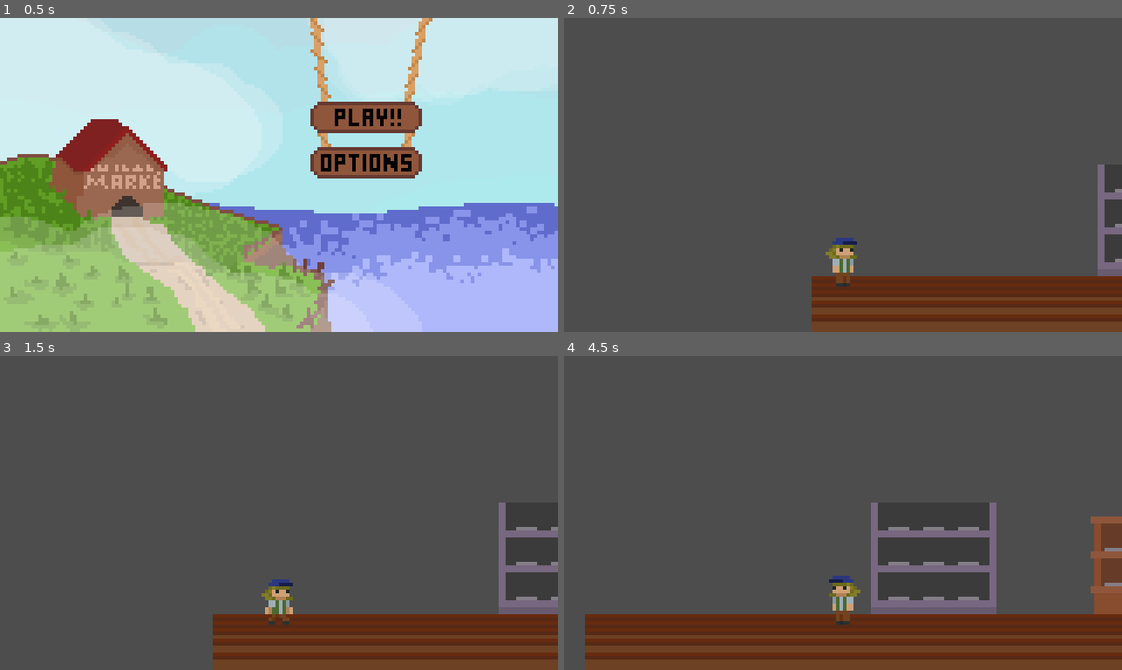
Above: before the commit, frames 1-4 (two rows, left to right).
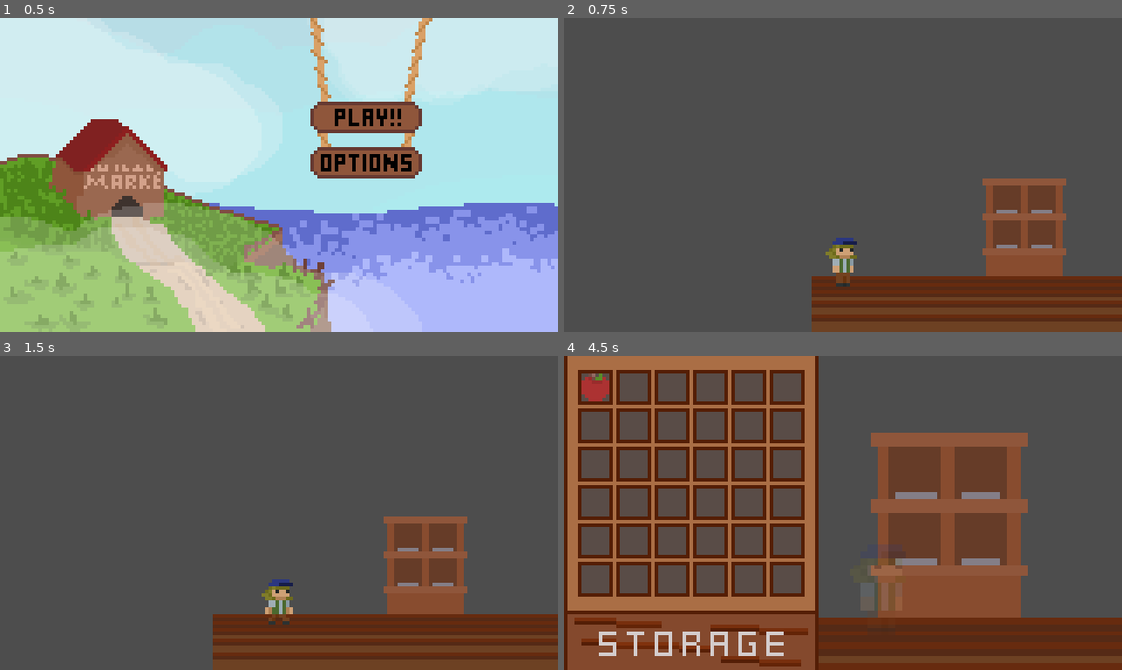
Above: after the commit, the same moments.

Repository: FreiCaneco/sigmarket
Game: Godot game, scene res://scenes/main.tscn
The game is run twice, just before and just after one commit, with the same random seed, the same clock (stepped at 60 frames per second) and the same inputs.
Inputs (mouse positions are in pixels of both pictures, inside the frame that each line leads up to):
- Up to frame 1 (0.5 s): no input
- Up to frame 2 (0.75 s): click (932, 118) at 0.5 s
- Up to frame 3 (1.5 s): hold D (move_right) from 1.28 s (still down); tap E (interact) at 1.35 s
- Up to frame 4 (4.5 s): release D (move_right) at 2.03 s; hold A (move_left) 2.03-2.78 s; tap E (interact) every 0.75 s from 2.1 to 4.35 s; hold D (move_right) 2.78-4.28 s; hold A (move_left) from 4.28 s (still down)

Frame 1 is identical in both runs. In frame 2, 5.1% of the frame differs, in the area x 75-100%, y 46-83%; in frame 3, 5.8%; in frame 4, 45%, in the area x 0-100%, y 0-100%.

Commit message:
Sistema de drag & drop adicionado aos menus de interação com as estantes, saída dos menus também possível agora

Diff:
--- /dev/null
+++ b/UI/drag_and_drop_icon.gd
@@ -0,0 +1,24 @@
+extends TextureRect
+
+func _get_drag_data(at_position: Vector2) -> Variant:
+
+	var preview_texture = TextureRect.new()
+
+	preview_texture.texture = texture
+	preview_texture.expand_mode = 1
+	preview_texture.size = Vector2(8,8)
+
+	var preview = Control.new()
+	preview.add_child(preview_texture)
+	preview_texture.position = -0.5 * preview_texture.size
+
+	set_drag_preview(preview)
+	texture = null
+
+	return preview_texture.texture
+
+func _can_drop_data(at_position: Vector2, data: Variant) -> bool:
+	return data is Texture2D
+
+func _drop_data(at_position: Vector2, data: Variant) -> void:
+	texture = data
--- /dev/null
+++ b/UI/drag_and_drop_icon.tscn
@@ -0,0 +1,22 @@
+[gd_scene load_steps=2 format=3 uid="uid://bh5ivsmm0pckh"]
+
+[ext_resource type="Script" uid="uid://c5krpyt37k3fw" path="res://UI/drag_and_drop_icon.gd" id="1_6m86u"]
+
+[node name="DragAndDropIcon" type="TextureRect"]
+custom_minimum_size = Vector2(8, 8)
+anchors_preset = 8
+anchor_left = 0.5
+anchor_top = 0.5
+anchor_right = 0.5
+anchor_bottom = 0.5
+offset_left = -4.0
+offset_top = -4.0
+offset_right = 4.0
+offset_bottom = 4.0
+grow_horizontal = 2
+grow_vertical = 2
+size_flags_horizontal = 4
+size_flags_vertical = 4
+expand_mode = 1
+stretch_mode = 2
+script = ExtResource("1_6m86u")
--- a/UI/storage_popup.gd
+++ b/UI/storage_popup.gd
@@ -3,6 +3,10 @@
 func _ready() -> void:
 	self.visible = false
 	InteractionEvents.shelf_interacted.connect(open_storage)
+	InteractionEvents.exit_pressed.connect(close_storage)
 
 func open_storage(_shelf_node):
 	self.visible = true
+
+func close_storage():
+	self.visible = false
--- a/UI/storage_popup.tscn
+++ b/UI/storage_popup.tscn
@@ -1,11 +1,17 @@
-[gd_scene load_steps=4 format=3 uid="uid://dbwpbtyj2p4ef"]
+[gd_scene load_steps=7 format=3 uid="uid://dbwpbtyj2p4ef"]
 
 [ext_resource type="Texture2D" uid="uid://7bwq0d6ktciv" path="res://assets/StoragePopUp.png" id="1_1ycag"]
 [ext_resource type="Script" uid="uid://boi4sj6q3y83u" path="res://UI/storage_popup.gd" id="1_mxshs"]
+[ext_resource type="PackedScene" uid="uid://bh5ivsmm0pckh" path="res://UI/drag_and_drop_icon.tscn" id="3_b3ulc"]
+[ext_resource type="Texture2D" uid="uid://cwhdl3us4llhr" path="res://assets/items.png" id="4_fucs8"]
 
 [sub_resource type="AtlasTexture" id="AtlasTexture_mxshs"]
 atlas = ExtResource("1_1ycag")
 region = Rect2(0, 0, 73, 90)
+
+[sub_resource type="AtlasTexture" id="AtlasTexture_b3ulc"]
+atlas = ExtResource("4_fucs8")
+region = Rect2(0, 24, 8, 8)
 
 [node name="StoragePopUp" type="Control"]
 layout_mode = 3
@@ -21,3 +27,51 @@
 offset_right = 40.0
 offset_bottom = 40.0
 texture = SubResource("AtlasTexture_mxshs")
+
+[node name="Storage" type="GridContainer" parent="."]
+custom_minimum_size = Vector2(63, 63)
+layout_mode = 0
+offset_left = 5.0
+offset_top = 5.0
+offset_right = 68.0
+offset_bottom = 68.0
+theme_override_constants/h_separation = 3
+theme_override_constants/v_separation = 3
+columns = 6
+
+[node name="DragAndDropIcon" parent="Storage" instance=ExtResource("3_b3ulc")]
+layout_mode = 2
+texture = SubResource("AtlasTexture_b3ulc")
+
+[node name="DragAndDropIcon2" parent="Storage" instance=ExtResource("3_b3ulc")]
+layout_mode = 2
+
+[node name="DragAndDropIcon3" parent="Storage" instance=ExtResource("3_b3ulc")]
+layout_mode = 2
+
+[node name="DragAndDropIcon4" parent="Storage" instance=ExtResource("3_b3ulc")]
+layout_mode = 2
+
+[node name="DragAndDropIcon5" parent="Storage" instance=ExtResource("3_b3ulc")]
+layout_mode = 2
+
+[node name="DragAndDropIcon6" parent="Storage" instance=ExtResource("3_b3ulc")]
+layout_mode = 2
+
+[node name="DragAndDropIcon7" parent="Storage" instance=ExtResource("3_b3ulc")]
+layout_mode = 2
+
+[node name="DragAndDropIcon8" parent="Storage" instance=ExtResource("3_b3ulc")]
+layout_mode = 2
+
+[node name="DragAndDropIcon9" parent="Storage" instance=ExtResource("3_b3ulc")]
+layout_mode = 2
+
+[node name="DragAndDropIcon10" parent="Storage" instance=ExtResource("3_b3ulc")]
+layout_mode = 2
+
+[node name="DragAndDropIcon11" parent="Storage" instance=ExtResource("3_b3ulc")]
+layout_mode = 2
+
+[node name="DragAndDropIcon12" parent="Storage" instance=ExtResource("3_b3ulc")]
+layout_mode = 2
--- a/project.godot
+++ b/project.godot
@@ -51,6 +51,11 @@
 "events": [Object(InputEventKey,"resource_local_to_scene":false,"resource_name":"","device":-1,"window_id":0,"alt_press …(192 unchanged characters)…
 ]
 }
+exit={
+"deadzone": 0.2,
+"events": [Object(InputEventKey,"resource_local_to_scene":false,"resource_name":"","device":-1,"window_id":0,"alt_pressed":false,"shift_pressed":false,"ctrl_pressed":false,"meta_pressed":false,"pressed":false,"keycode":0,"physical_keycode":4194305,"key_label":0,"unicode":0,"location":0,"echo":false,"script":null)
+]
+}
 
 [layer_names]
 
--- a/scenes/game.tscn
+++ b/scenes/game.tscn
@@ -16,11 +16,11 @@
 
 [sub_resource type="AtlasTexture" id="AtlasTexture_iywne"]
 atlas = ExtResource("4_lbhrr")
-region = Rect2(1, 1, 36, 32)
+region = Rect2(39, 5, 24, 28)
 
 [sub_resource type="AtlasTexture" id="AtlasTexture_p57ef"]
 atlas = ExtResource("4_lbhrr")
-region = Rect2(39, 5, 24, 28)
+region = Rect2(1, 1, 36, 32)
 
 [node name="game" type="Node2D"]
 
@@ -50,11 +50,11 @@
 shape = SubResource("RectangleShape2D_yqjtg")
 
 [node name="Shelf" parent="." instance=ExtResource("3_lnu2h")]
-position = Vector2(100, 58)
+position = Vector2(61, 60)
 texture = SubResource("AtlasTexture_iywne")
 
 [node name="Shelf2" parent="." instance=ExtResource("3_lnu2h")]
-position = Vector2(157, 60)
+position = Vector2(163, 58)
 texture = SubResource("AtlasTexture_p57ef")
 
 [node name="Player" parent="." instance=ExtResource("2_lnu2h")]
--- a/scenes/player.tscn
+++ b/scenes/player.tscn
@@ -1,7 +1,8 @@
-[gd_scene load_steps=8 format=3 uid="uid://bfkx36jd2fwoc"]
+[gd_scene load_steps=9 format=3 uid="uid://bfkx36jd2fwoc"]
 
 [ext_resource type="Texture2D" uid="uid://bwomaei1brfns" path="res://assets/protagonista.png" id="1_3vyb7"]
 [ext_resource type="Script" uid="uid://gm65l825uqf0" path="res://scripts/player.gd" id="1_g2els"]
+[ext_resource type="Script" uid="uid://dvjto80ku67uh" path="res://scripts/player_vfx.gd" id="3_qhqgy"]
 
 [sub_resource type="Animation" id="Animation_qhqgy"]
 length = 0.001
@@ -80,3 +81,6 @@
 
 [node name="CollisionShape2D" type="CollisionShape2D" parent="."]
 shape = SubResource("RectangleShape2D_qhqgy")
+
+[node name="PlayerVfx" type="Node2D" parent="."]
+script = ExtResource("3_qhqgy")
--- a/scenes/shelf.tscn
+++ b/scenes/shelf.tscn
@@ -11,6 +11,6 @@
 [node name="InteractionComponent" parent="." instance=ExtResource("2_00mi8")]
 
 [node name="CameraPosition" type="Marker2D" parent="."]
-position = Vector2(-17, 19)
+position = Vector2(-17, 25)
 
 [connection signal="player_interacted" from="InteractionComponent" to="." method="_on_player_interacted"]
--- a/scripts/camera.gd
+++ b/scripts/camera.gd
@@ -1,10 +1,12 @@
 extends Camera2D
+
 
 func _enter_tree() -> void:
 	Global.cam = self
 
 func _ready() -> void:
 	InteractionEvents.shelf_interacted.connect(go_to_shelf)
+	InteractionEvents.exit_pressed.connect(go_to_player)
 
 func go_to_shelf(shelf: Node2D) -> void:
 	var correct_position: Marker2D = shelf.get_node("CameraPosition")
@@ -14,3 +16,10 @@
 	tween.set_parallel(true)
 	tween.tween_property(self,"global_position",correct_position.global_position,1)
 	tween.tween_property(self,"zoom",Vector2(2,2),1)
+
+func go_to_player() -> void:
+	var tween := create_tween()
+	tween.set_ease(Tween.EASE_IN_OUT).set_trans(Tween.TRANS_SINE)
+	tween.set_parallel(true)
+	tween.tween_property(self,"global_position",Global.player.global_position,0.5)
+	tween.tween_property(self,"zoom",Vector2(1,1),0.5)
--- a/scripts/interaction_component.gd
+++ b/scripts/interaction_component.gd
@@ -1,6 +1,6 @@
 extends Node2D
 
-signal player_interacted
+signal player_interacted(player: Node2D)
 var player_in_area := false
 
 @onready var texture_rect: TextureRect = $TextureRect
@@ -8,13 +8,20 @@
 var hover_tween: Tween
 var opacity_tween: Tween
 
+var interacting: bool = false
+
 func _ready() -> void:
 	set_process(false)
 
 func _process(delta: float) -> void:
 	if player_in_area and Input.is_action_just_pressed("interact"):
-			player_interacted.emit()
-			interaction_animation()
+		player_interacted.emit()
+		interaction_animation()
+		interacting = true
+
+	if Input.is_action_just_pressed("exit") and interacting == true:
+		InteractionEvents.exit_pressed.emit()
+		interacting = false
 
 func _on_area_2d_body_entered(body: Node2D) -> void:
 	if body.is_in_group("Player"):
@@ -23,12 +30,14 @@
 		start_hover_animation()
 		player_in_area = true
 
+
 func _on_area_2d_body_exited(body: Node2D) -> void:
 	if body.is_in_group("Player"):
 		set_process(false)
 		reset_tweens()
 		clear_opacity()
 		player_in_area = false
+		interacting = false
 
 func start_hover_animation() -> void:
 	opacity_tween = create_tween()
--- a/scripts/player.gd
+++ b/scripts/player.gd
@@ -5,6 +5,9 @@
 @onready var sprite: Sprite2D = $Sprite2D
 
 @export var move_speed = 50
+
+func _ready() -> void:
+	Global.player = self
 
 func _process(delta: float) -> void:
 	if velocity.x != 0:
--- /dev/null
+++ b/scripts/player_vfx.gd
@@ -0,0 +1,21 @@
+extends Node2D
+
+var player: CharacterBody2D
+@onready var anim: AnimationPlayer = $"../AnimationPlayer"
+
+func _ready() -> void:
+	InteractionEvents.shelf_interacted.connect(shelf_interaction)
+	InteractionEvents.exit_pressed.connect(shelf_exit)
+	player = get_parent()
+
+func shelf_interaction(_shelf) -> void:
+	player.velocity = Vector2(0,0)
+	player.set_physics_process(false)
+	var tween := create_tween()
+	tween.tween_property(player,"modulate:a",0.2,0.5)
+
+func shelf_exit() -> void:
+	var tween := create_tween()
+	tween.tween_property(player,"modulate:a",1,0.5)
+	await tween.finished
+	player.set_physics_process(true)
--- a/scripts/shelf.gd
+++ b/scripts/shelf.gd
@@ -2,17 +2,21 @@
 extends Node2D
 
 @onready var sprite_2d: Sprite2D = $Sprite2D
-@export var texture: Texture2D:
+@onready var camera_position: Marker2D = $CameraPosition
+
+@export var texture: AtlasTexture:
 	set(value):
 		texture = value
 		if sprite_2d:
 			sprite_2d.texture = texture
 
+var texture_size: Vector2
+
 func _ready() -> void:
 	if texture:
 		sprite_2d.texture = texture
 
+	texture_size = texture.region.size
+
 func _on_player_interacted() -> void:
 	InteractionEvents.shelf_interacted.emit(self)
-
-# Lembre-se de calcular a posição da camera position baseado no tamanho do atlas.
--- a/singletons/Global.gd
+++ b/singletons/Global.gd
@@ -1,3 +1,4 @@
 extends Node
 
 var cam: Camera2D
+var player: Node2D
--- a/singletons/InteractionEvents.gd
+++ b/singletons/InteractionEvents.gd
@@ -1,3 +1,4 @@
 extends Node
 
 signal shelf_interacted(shelf_node: Node2D)
+signal exit_pressed
Not shown, added: UI/drag_and_drop_icon.gd.uid
Binary file added: assets/items.png
Not shown, added: assets/items.png.import
Not shown, added: scripts/player_vfx.gd.uid
